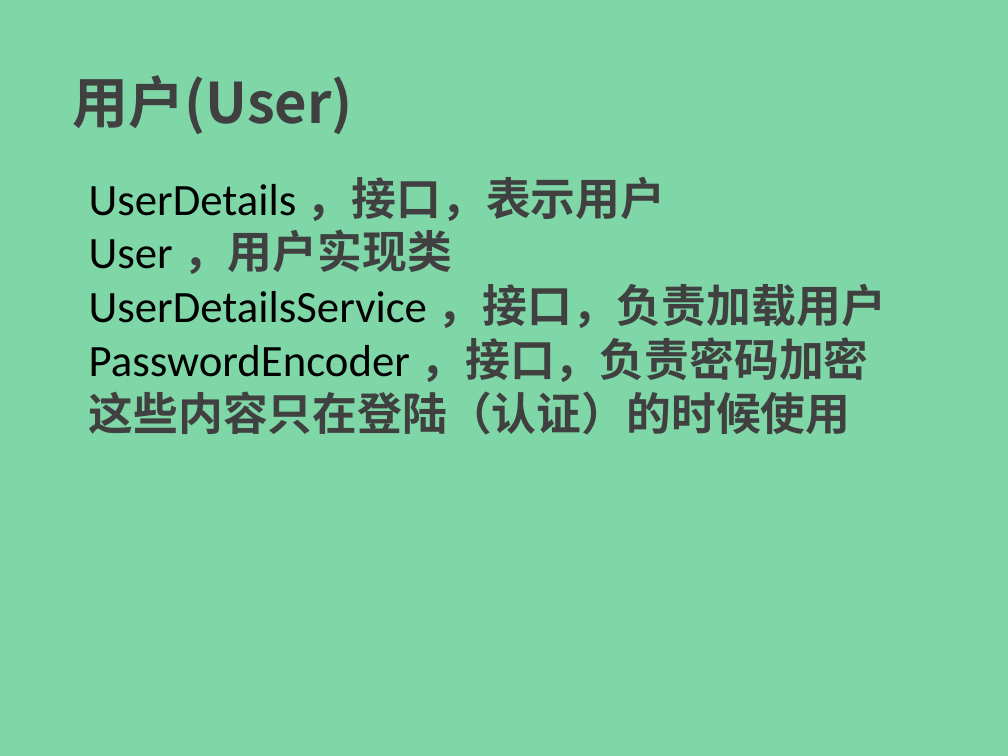
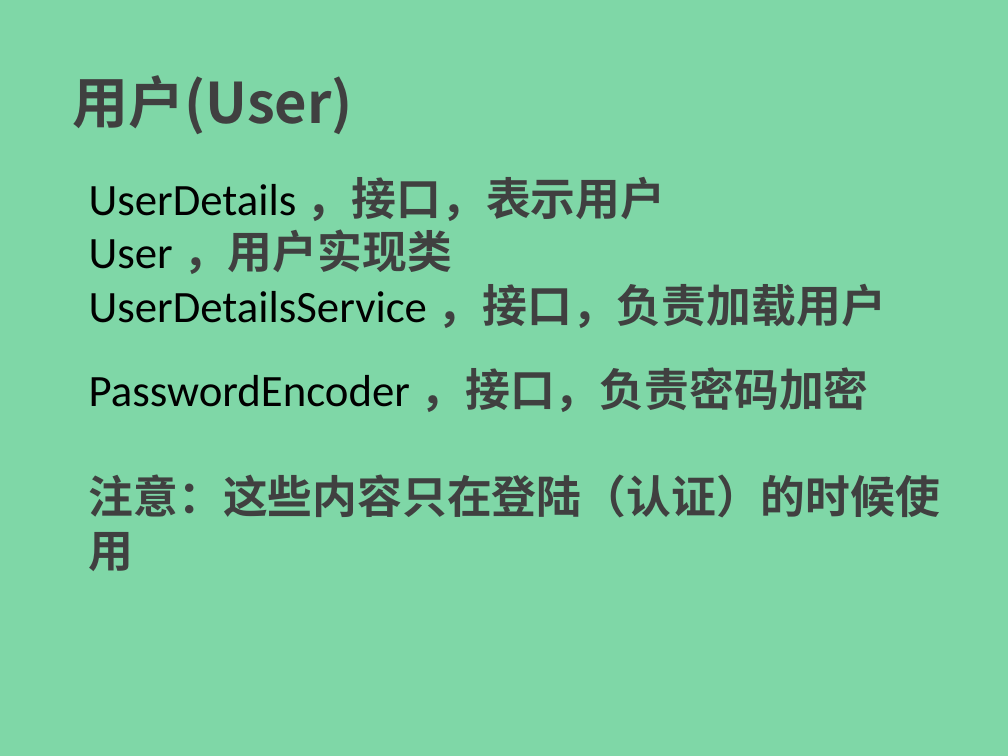
Before and after one commit to endofprogram/eop-ssei, a slide deck: slide 8 of ppt/spring-security-easy-in-01.pptx. Drawn at 1008x756 pixels with LibreOffice and Linux fonts; fonts in the diff are those of the drawing. Boxes give left, top, right and bottom in pixels: in the first picture for what was removed or moved away, otherwise in the second. Text is boxed around its words. In the diff, an @@ line names an element or a change of style, - is before the commit and + after.

```diff
--- a/ppt/spring-security-easy-in-01.pptx
+++ b/ppt/spring-security-easy-in-01.pptx
@@ text at bbox=[89, 337, 869, 435]: paragraphs removed @@
-PasswordEncoder ，接口，负责密码加密
-这些内容只在登陆（认证）的时候使用
@@ text added at bbox=[89, 367, 869, 412], 32 pt, text #000000 @@
+PasswordEncoder ，接口，负责密码加密
@@ text added at bbox=[89, 474, 941, 571], 32 pt, text #404040, bold @@
+注意：这些内容只在登陆（认证）的时候使用
```
Also in this commit, not shown: 5 other slides changed, 2 other files.
